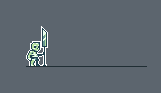
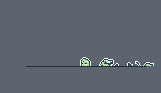
Layered file, before and after one edit (161×93). Changes by layer:
added group "Death" with 5 layers above "Attack Base" over box(80, 57, 154, 66)
added layer "03" (1st of 3, in "Death") in group "Death" over box(80, 57, 154, 66)
hid group "Attack Above" (6 layers) over box(45, 30, 129, 66)
hid "Template" over box(26, 26, 48, 66)
